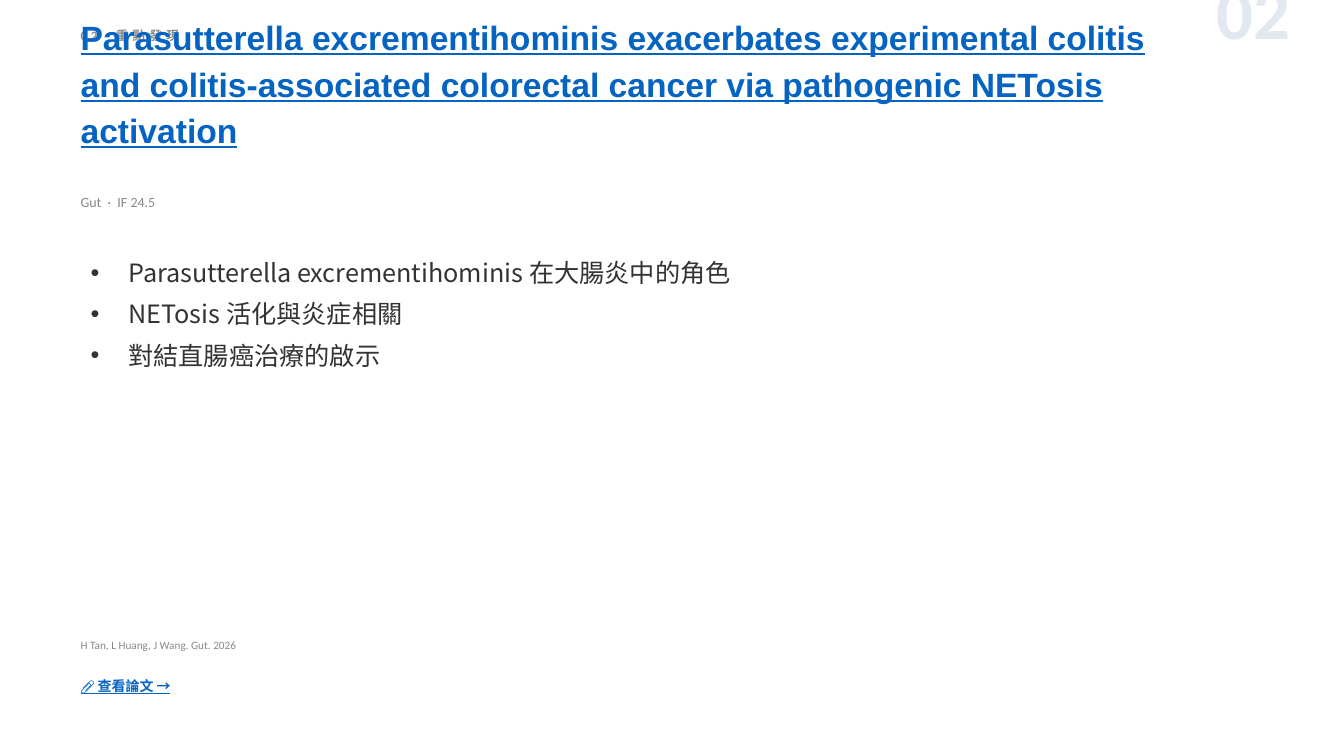
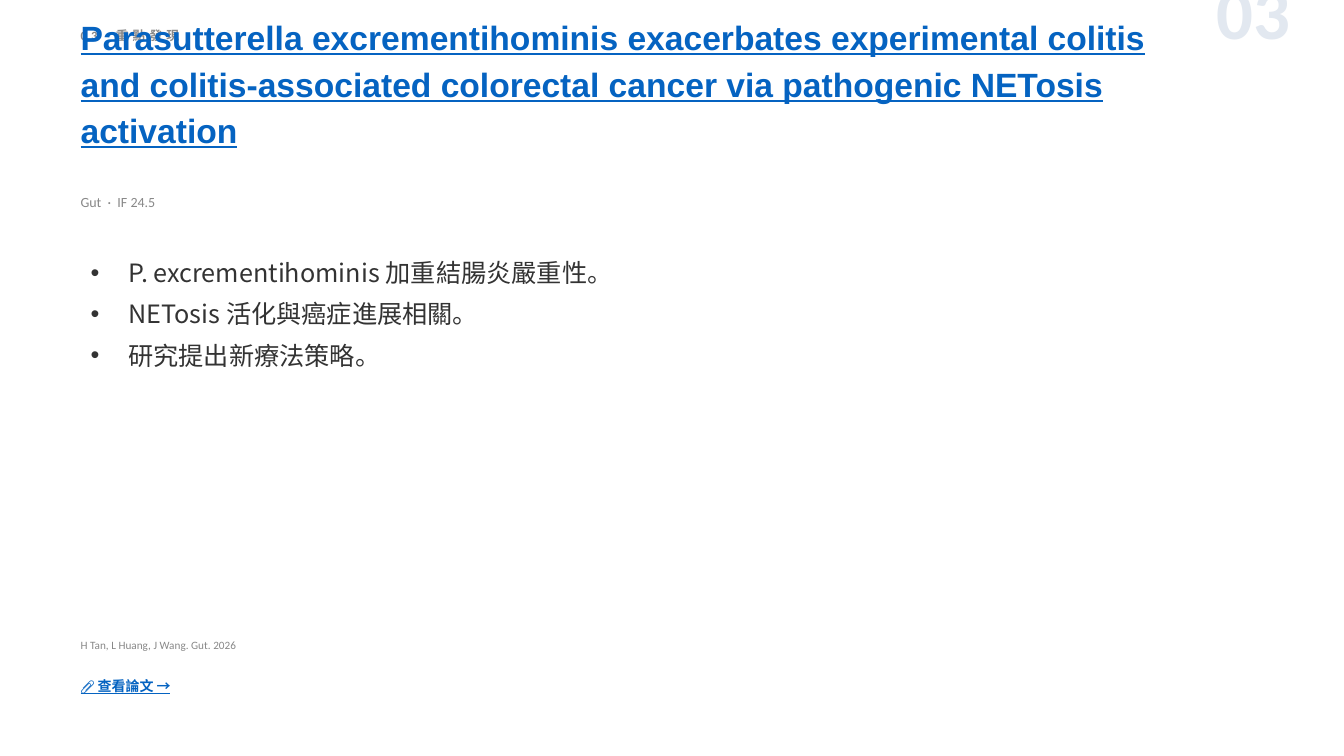
Before and after one commit to jejenhu-maker/colorectal-weekly-digest, a slide deck: slide 5 of docs/digest-zh.pptx (slide 4 before the commit). Drawn at 1344x756 pixels with LibreOffice and Linux fonts; fonts in the diff are those of the drawing. Boxes give left, top, right and bottom in pixels: in the first picture for what was removed or moved away, otherwise in the second. Text is boxed around its words. In the diff, an @@ line names an element or a change of style, - is before the commit and + after.

```diff
--- a/docs/digest-zh.pptx
+++ b/docs/digest-zh.pptx
@@ text at box(1008, 10, 1291, 10): text changed @@
-02
+03
@@ text at box(128, 260, 613, 367): text changed @@
-• Parasutterella excrementihominis 在大腸炎中的角色
-• NETosis 活化與炎症相關
-• 對結直腸癌治療的啟示
+• P. excrementihominis 加重結腸炎嚴重性。
+• NETosis 活化與癌症進展相關。
+• 研究提出新療法策略。
```
Also in this commit, not shown: 12 other slides changed, 1 slide added, 1 slide removed, 2 other files.
